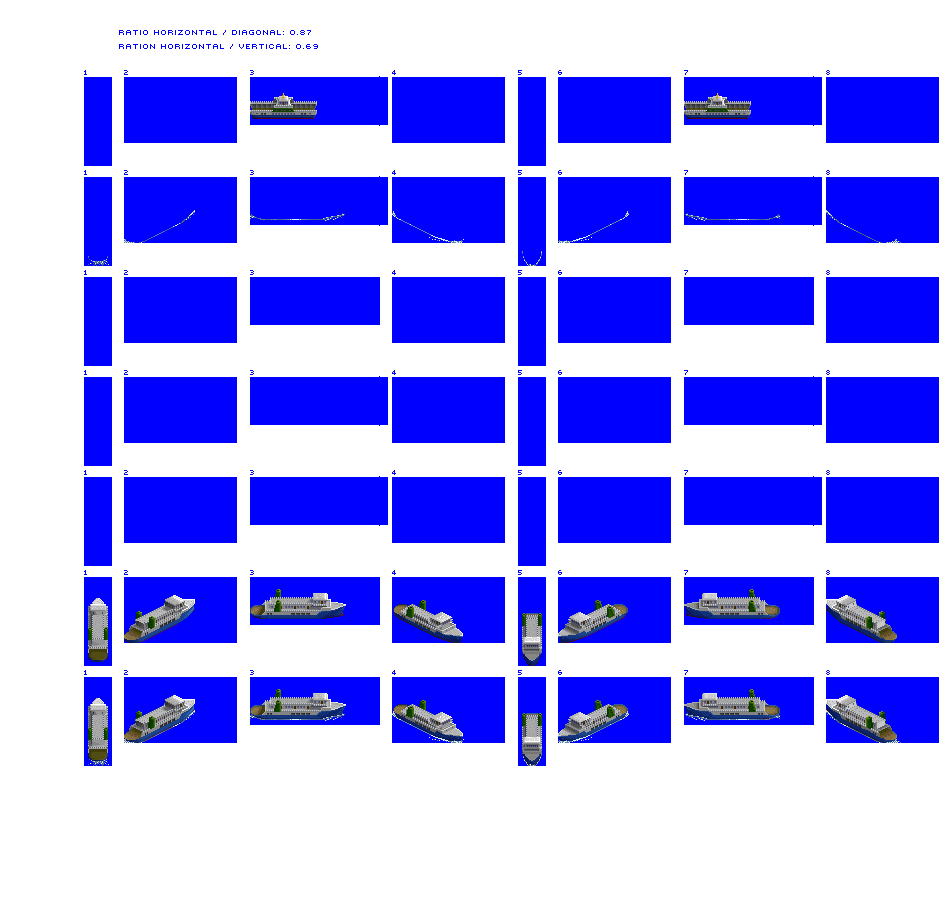
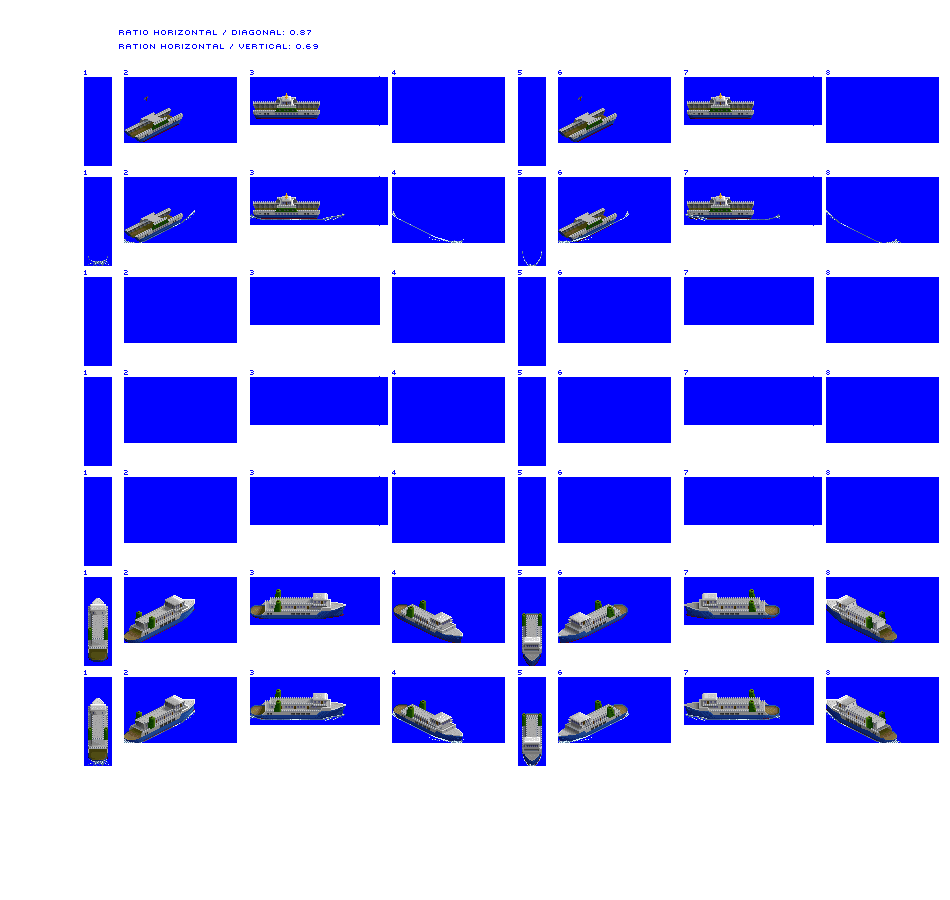
Layer changes from the first 950x900 image to the second:
renamed "Layer 1" to "Layer 3 copy 9", painted on it over [124, 93, 754, 242]
